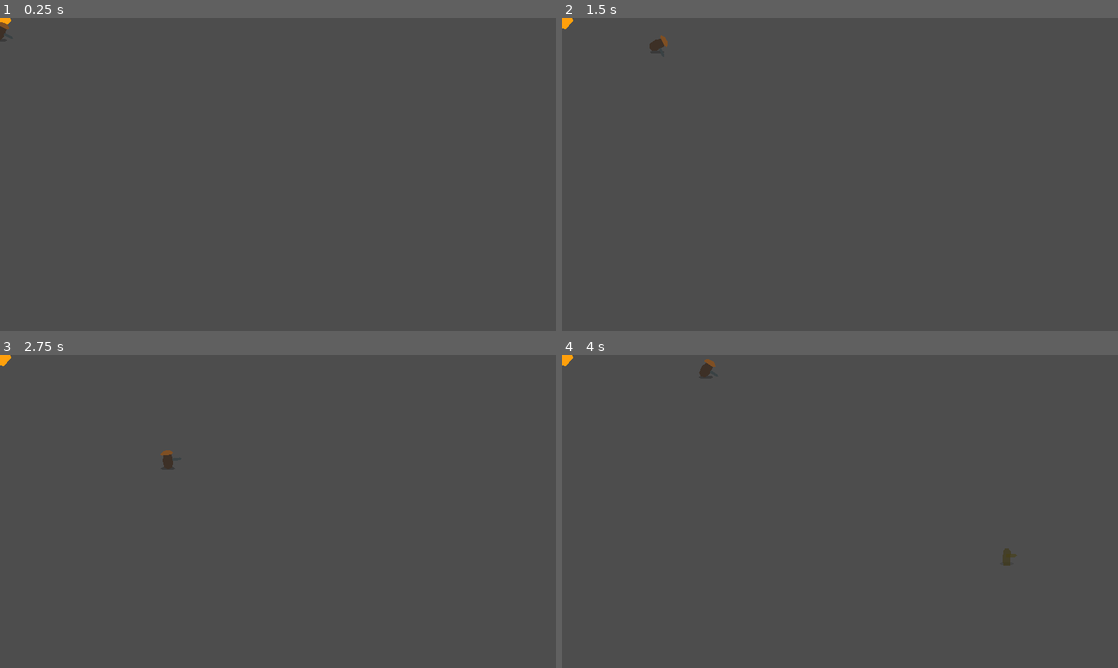
Above: before the commit, frames 1-4 (two rows, left to right).
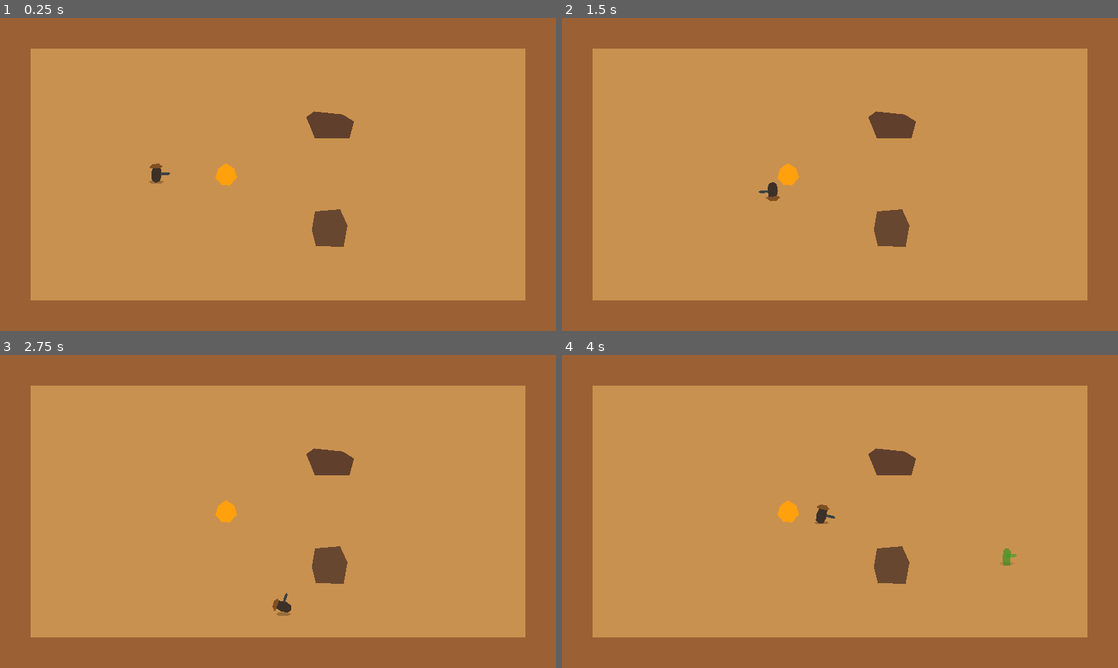
Above: after the commit, the same moments.

Repository: motomotoo1997-art/monster-quest
Game: Godot game, scene res://scenes/main/Main.tscn
Two runs of this game, one before a commit and one after it. Both use one fixed random seed, a clock stepped at 60 frames per second and the inputs below.
Inputs (mouse positions are in pixels of both pictures, inside the frame that each line leads up to):
- Up to frame 1 (0.25 s): no input
- Up to frame 2 (1.5 s): tap Enter at 0.5 s; move the mouse to (962, 158) at 0.52 s; hold D (move_right) 0.53-1.28 s; tap E (ability_e) at 0.6 s; move the mouse to (728, 190) at 1.27 s; hold S (move_down) from 1.28 s (still down); tap Q (ability_q) at 1.35 s
- Up to frame 3 (2.75 s): move the mouse to (333, 442) at 2.02 s; release S (move_down) at 2.03 s; hold D (move_right) from 2.03 s (still down); tap R (ability_r) at 2.1 s
- Up to frame 4 (4 s): move the mouse to (812, 574) at 2.77 s; release D (move_right) at 2.78 s; hold W (move_up) 2.78-3.53 s; tap 1 (build_1) at 2.85 s; move the mouse to (1006, 558) at 3.52 s; hold A (move_left) from 3.53 s (still down); tap 2 (build_2) at 3.6 s

The runs differ from the first frame. In frame 1, 100% of the frame differs, in the area x 0-100%, y 0-100%; in frame 2, 100%; in frame 3, 100%; in frame 4, 100%.
Error before the commit: Invalid access to property or key 'choice_made' on a base object of type 'null instance'. (res://scripts/main/main.gd:25)

Commit message:
feat: integrate upgrade controller and overlay

Diff:
--- a/gold-rush-roguelike/scenes/main/Main.tscn
+++ b/gold-rush-roguelike/scenes/main/Main.tscn
@@ -21,6 +21,8 @@
 [ext_resource type="PackedScene" path="res://scenes/defenses/CactusSentry.tscn" id="19_cactus"]
 [ext_resource type="PackedScene" path="res://scenes/defenses/TNTBarrel.tscn" id="20_tnt"]
 [ext_resource type="PackedScene" path="res://scenes/combat/GoldPickup.tscn" id="21_gold"]
+[ext_resource type="Script" path="res://scripts/systems/upgrade_controller.gd" id="22_upgrade_controller"]
+[ext_resource type="PackedScene" path="res://scenes/ui/UpgradeOverlay.tscn" id="23_upgrade_overlay"]
 
 [node name="Main" type="Node"]
 script = ExtResource("1_main")
@@ -61,3 +63,11 @@
 script = ExtResource("6_build")
 economy_path = NodePath("../EconomyController")
 defense_scenes = Array[PackedScene]([ExtResource("18_magnetic"), ExtResource("19_cactus"), ExtResource("20_tnt")])
+
+[node name="UpgradeController" type="Node" parent="." node_paths=PackedStringArray("player_path", "economy_path", "build_controller_path")]
+script = ExtResource("22_upgrade_controller")
+player_path = NodePath("../Actors/Prospector")
+economy_path = NodePath("../EconomyController")
+build_controller_path = NodePath("../BuildController")
+
+[node name="UpgradeOverlay" parent="." instance=ExtResource("23_upgrade_overlay")]
Not shown: 1 places in gold-rush-roguelike/scenes/main/Main.tscn that only renumber resources
